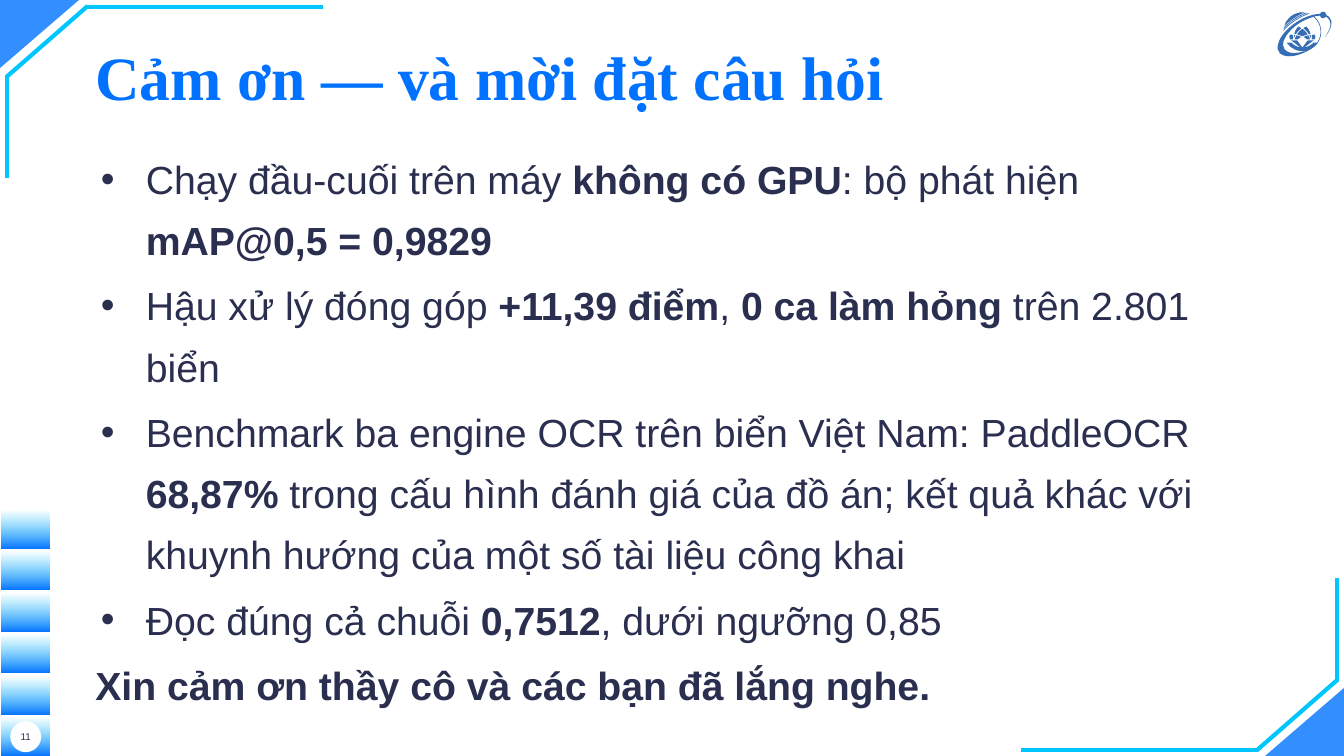
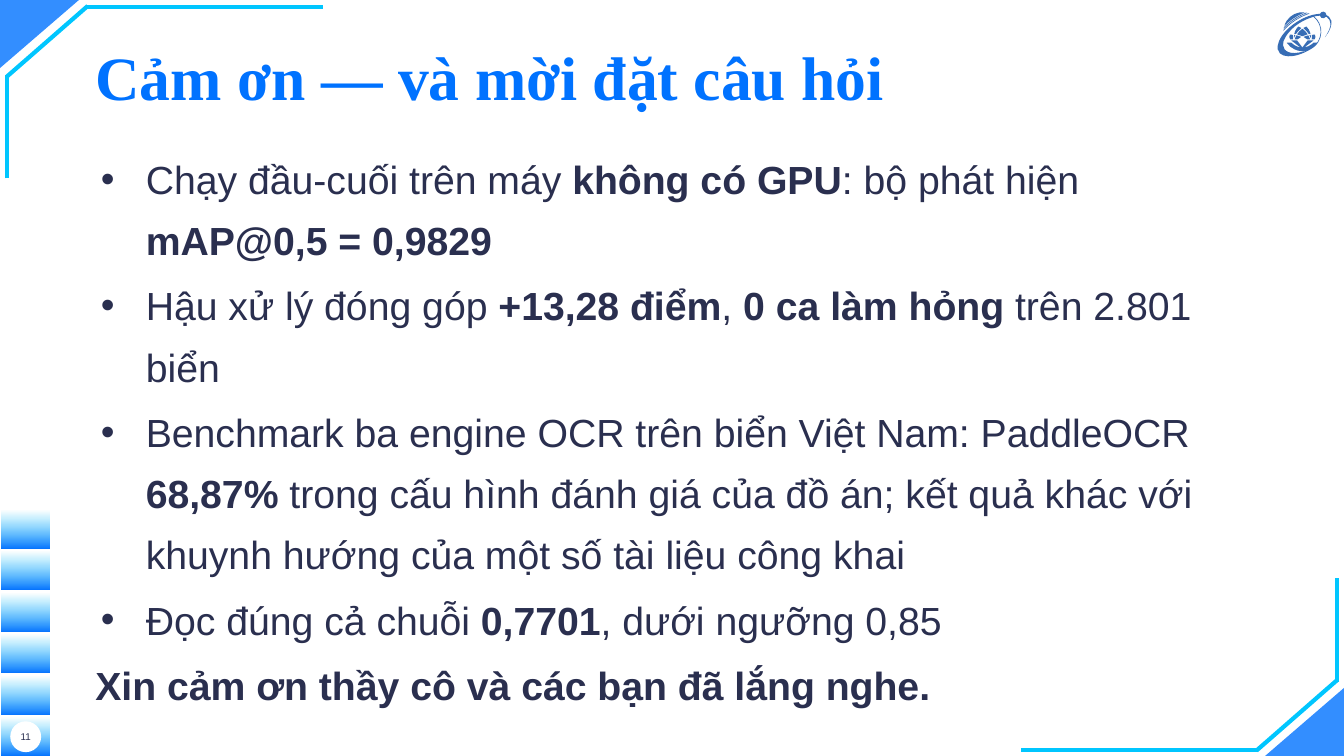
Before and after one commit to hieunguyen2604/alpr-do-an-mon-hoc, a slide deck: slide 11 of docs/slides/11-slides-ky-thuat.pptx. Drawn at 1344x756 pixels with LibreOffice and Linux fonts; fonts in the diff are those of the drawing; background and template pictures are left out. Boxes give left, top, right and bottom in pixels: in the first picture for what was removed or moved away, otherwise in the second. Text is boxed around its words. In the diff, an @@ line names an element or a change of style, - is before the commit and + after.

```diff
--- a/docs/slides/11-slides-ky-thuat.pptx
+++ b/docs/slides/11-slides-ky-thuat.pptx
@@ text at (x1=146, y1=289, x2=1191, y2=383): text changed @@
-• Hậu xử lý đóng góp +11,39 điểm, 0 ca làm hỏng trên 2.801 biển
+• Hậu xử lý đóng góp +13,28 điểm, 0 ca làm hỏng trên 2.801 biển
@@ text at (x1=146, y1=604, x2=941, y2=643): text changed @@
-• Đọc đúng cả chuỗi 0,7512, dưới ngưỡng 0,85
+• Đọc đúng cả chuỗi 0,7701, dưới ngưỡng 0,85
```
Also in this commit, not shown: 1 other slide changed, 24 other files.
